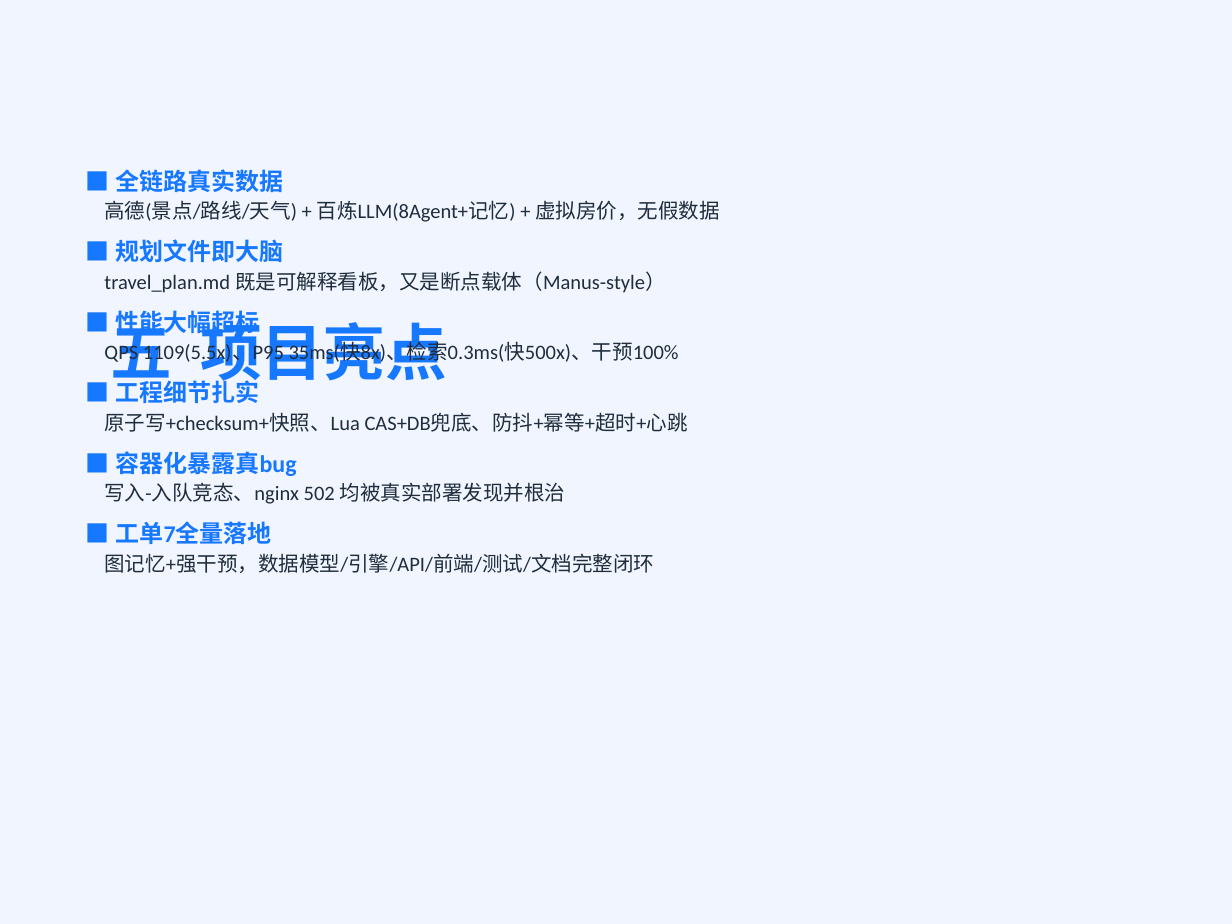
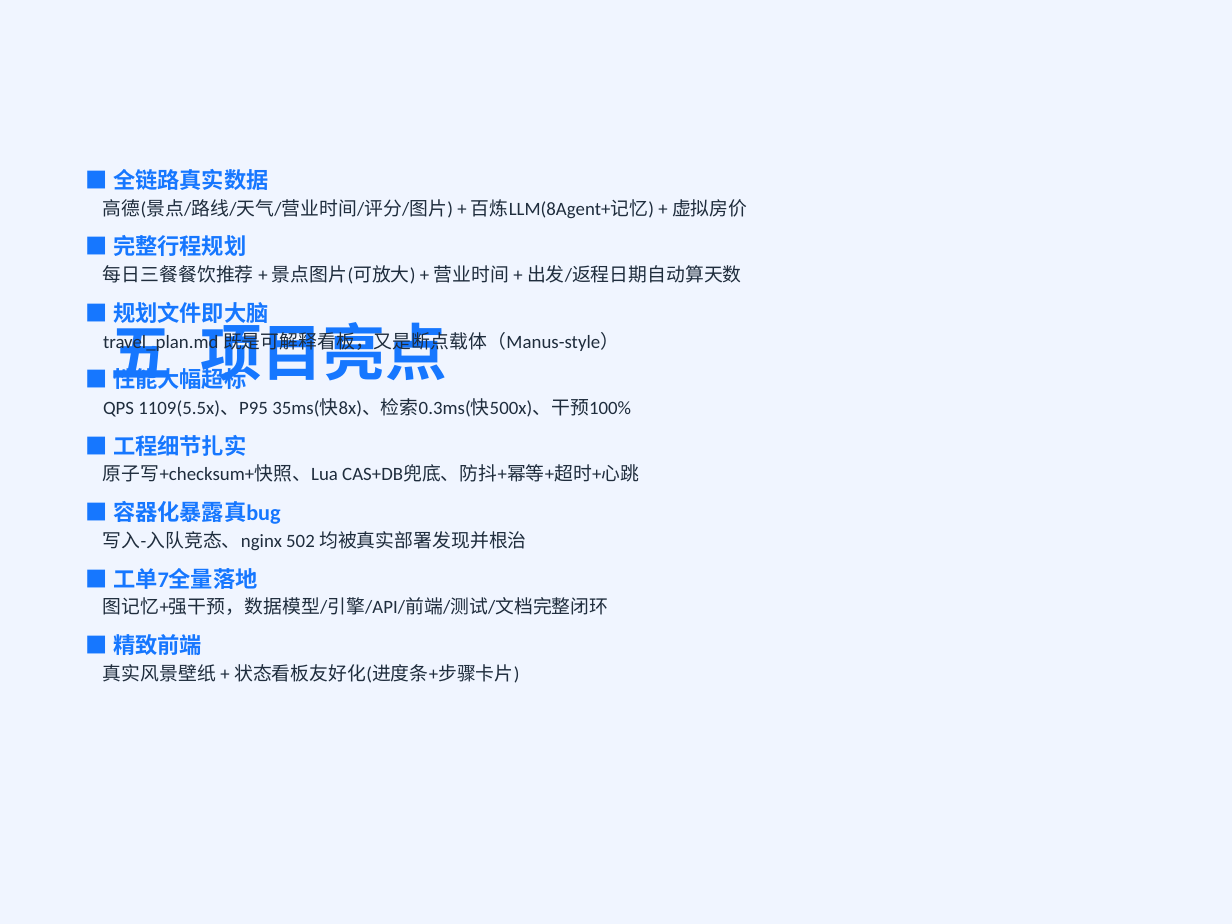
Before and after one commit to 1111776/wenlv, a slide deck: slide 7 of docs/项目讲解.pptx. Drawn at 1232x924 pixels with LibreOffice and Linux fonts; fonts in the diff are those of the drawing. Boxes give left, top, right and bottom in pixels: in the first picture for what was removed or moved away, otherwise in the second. Text is boxed around its words. In the diff, an @@ line names an element or a change of style, - is before the commit and + after.

```diff
--- a/docs/项目讲解.pptx
+++ b/docs/项目讲解.pptx
@@ text at box(103, 169, 639, 615): size 14 to 13 pt in "■ 全链路真实数据", "■ 规划文件即大脑", "■ 性能大幅超标", "■ 工程细节扎实" and 2 more places; size 12 to 11 pt in "travel_plan.md 既是可解释看板，又是断点载体（Manus-style）", "QPS 1109(5.5x)、P95 35ms(快8x)、检索0.3ms(快500x)、干预100%", "原子写+checksum+快照、Lua CAS+DB兜底、防抖+幂等+超时+心跳", "写入-入队竞态、nginx 502 均被真实部署发现并根治" and 1 more places @@
@@ text at box(103, 199, 747, 284): text changed; size 12 to 11 pt @@
-高德(景点/路线/天气) + 百炼LLM(8Agent+记忆) + 虚拟房价，无假数据
+高德(景点/路线/天气/营业时间/评分/图片) + 百炼LLM(8Agent+记忆) + 虚拟房价
+■ 完整行程规划
+每日三餐餐饮推荐 + 景点图片(可放大) + 营业时间 + 出发/返程日期自动算天数
@@ text at box(103, 634, 519, 683): paragraphs added @@
+■ 精致前端
+真实风景壁纸 + 状态看板友好化(进度条+步骤卡片)
```
Also in this commit, not shown: 3 other slides changed, 13 other files.
